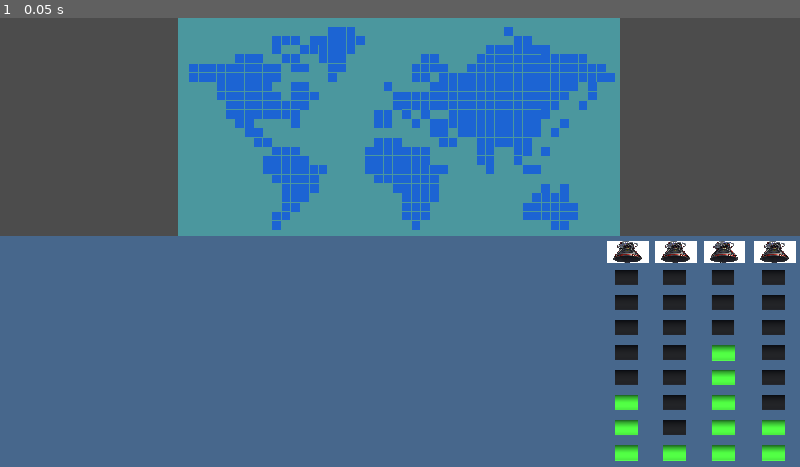
Above: before the commit, frame 1.
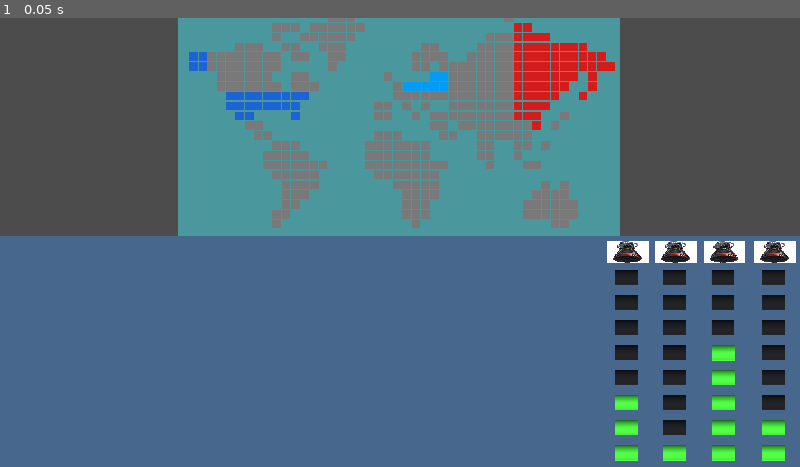
Above: after the commit, the same moment.

Repository: richardbonneau/GameOff2020
Game: Godot game, scene res://Main/Main.tscn
Two runs of this game, one before a commit and one after it. Both use one fixed random seed, a clock stepped at 60 frames per second and the inputs below.
Inputs:
- Up to frame 1 (0.05 s): no input

The runs differ from the first frame. In frame 1, 9.6% of the frame differs, in the area x 23-77%, y 0-48%.
Error before the commit: Parse Error: Type-less export needs a constant expression assigned to infer type. (res://Map/Scripts/MapTile.gd:4)

Commit message:
starting to lay out countries colors

Diff:
--- a/Map/Map.tscn
+++ b/Map/Map.tscn
@@ -5,8 +5,10 @@
 [node name="Map" type="ColorRect"]
 anchor_right = 1.119
 anchor_bottom = 1.0
-margin_right = -4.55408
-margin_bottom = -8.0
+margin_left = -12.0
+margin_top = -24.0
+margin_right = -16.5541
+margin_bottom = -32.0
 color = Color( 0.298039, 0.596078, 0.623529, 1 )
 __meta__ = {
 "_edit_use_anchors_": false
@@ -17,24 +19,28 @@
 anchor_top = 0.247368
 anchor_right = 0.023622
 anchor_bottom = 0.247368
+country_this_tile_belongs_to = "USA"
 
 [node name="MapTile3" parent="." instance=ExtResource( 1 )]
 anchor_left = 0.023622
 anchor_top = 0.205263
 anchor_right = 0.023622
 anchor_bottom = 0.205263
+country_this_tile_belongs_to = "USA"
 
 [node name="MapTile4" parent="." instance=ExtResource( 1 )]
 anchor_left = 0.0446194
 anchor_top = 0.247368
 anchor_right = 0.0446194
 anchor_bottom = 0.247368
+country_this_tile_belongs_to = "USA"
 
 [node name="MapTile5" parent="." instance=ExtResource( 1 )]
 anchor_left = 0.0446194
 anchor_top = 0.205263
 anchor_right = 0.0446194
 anchor_bottom = 0.205263
+country_this_tile_belongs_to = "USA"
 
 [node name="MapTile6" parent="." instance=ExtResource( 1 )]
 anchor_left = 0.0656168
@@ -207,54 +213,63 @@
 anchor_top = 0.373684
 anchor_right = 0.107612
 anchor_bottom = 0.373684
+country_this_tile_belongs_to = "USA"
 
 [node name="MapTile57" parent="." instance=ExtResource( 1 )]
 anchor_left = 0.128609
 anchor_top = 0.373684
 anchor_right = 0.128609
 anchor_bottom = 0.373684
+country_this_tile_belongs_to = "USA"
 
 [node name="MapTile58" parent="." instance=ExtResource( 1 )]
 anchor_left = 0.149606
 anchor_top = 0.373684
 anchor_right = 0.149606
 anchor_bottom = 0.373684
+country_this_tile_belongs_to = "USA"
 
 [node name="MapTile59" parent="." instance=ExtResource( 1 )]
 anchor_left = 0.170604
 anchor_top = 0.373684
 anchor_right = 0.170604
 anchor_bottom = 0.373684
+country_this_tile_belongs_to = "USA"
 
 [node name="MapTile60" parent="." instance=ExtResource( 1 )]
 anchor_left = 0.107612
 anchor_top = 0.415789
 anchor_right = 0.107612
 anchor_bottom = 0.415789
+country_this_tile_belongs_to = "USA"
 
 [node name="MapTile61" parent="." instance=ExtResource( 1 )]
 anchor_left = 0.128609
 anchor_top = 0.415789
 anchor_right = 0.128609
 anchor_bottom = 0.415789
+country_this_tile_belongs_to = "USA"
 
 [node name="MapTile62" parent="." instance=ExtResource( 1 )]
 anchor_left = 0.149606
 anchor_top = 0.415789
 anchor_right = 0.149606
 anchor_bottom = 0.415789
+country_this_tile_belongs_to = "USA"
 
 [node name="MapTile65" parent="." instance=ExtResource( 1 )]
 anchor_left = 0.128609
 anchor_top = 0.457895
 anchor_right = 0.128609
 anchor_bottom = 0.457895
+country_this_tile_belongs_to = "USA"
 
 [node name="MapTile66" parent="." instance=ExtResource( 1 )]
 anchor_left = 0.149606
 anchor_top = 0.457895
 anchor_right = 0.149606
 anchor_bottom = 0.457895
+country_this_tile_belongs_to = "USA"
 
 [node name="MapTile67" parent="." instance=ExtResource( 1 )]
 anchor_left = 0.149606
@@ -523,6 +538,7 @@
 anchor_top = 0.415789
 anchor_right = 0.170604
 anchor_bottom = 0.415789
+country_this_tile_belongs_to = "USA"
 
 [node name="MapTile36" parent="." instance=ExtResource( 1 )]
 anchor_left = 0.191601
@@ -743,24 +759,34 @@
 anchor_top = 0.331579
 anchor_right = 0.506562
 anchor_bottom = 0.331579
+margin_left = 1.0
+margin_right = 1.0
+country_this_tile_belongs_to = "Europe"
 
 [node name="MapTile136" parent="." instance=ExtResource( 1 )]
 anchor_left = 0.527559
 anchor_top = 0.331579
 anchor_right = 0.527559
 anchor_bottom = 0.331579
+margin_left = 1.0
+margin_right = 1.0
+country_this_tile_belongs_to = "Europe"
 
 [node name="MapTile137" parent="." instance=ExtResource( 1 )]
 anchor_left = 0.548556
 anchor_top = 0.331579
 anchor_right = 0.548556
 anchor_bottom = 0.331579
+margin_left = 1.0
+margin_right = 1.0
+country_this_tile_belongs_to = "Europe"
 
 [node name="MapTile149" parent="." instance=ExtResource( 1 )]
 anchor_left = 0.569554
 anchor_top = 0.289474
 anchor_right = 0.569554
 anchor_bottom = 0.289474
+country_this_tile_belongs_to = "Europe"
 
 [node name="MapTile154" parent="." instance=ExtResource( 1 )]
 anchor_left = 0.548556
@@ -815,12 +841,16 @@
 anchor_top = 0.289474
 anchor_right = 0.590551
 anchor_bottom = 0.289474
+country_this_tile_belongs_to = "Europe"
 
 [node name="MapTile160" parent="." instance=ExtResource( 1 )]
 anchor_left = 0.590551
 anchor_top = 0.331579
 anchor_right = 0.590551
 anchor_bottom = 0.331579
+margin_left = 1.0
+margin_right = 1.0
+country_this_tile_belongs_to = "Europe"
 
 [node name="MapTile161" parent="." instance=ExtResource( 1 )]
 anchor_left = 0.590551
@@ -1241,6 +1271,9 @@
 anchor_top = 0.331579
 anchor_right = 0.569554
 anchor_bottom = 0.331579
+margin_left = 1.0
+margin_right = 1.0
+country_this_tile_belongs_to = "Europe"
 
 [node name="MapTile212" parent="." instance=ExtResource( 1 )]
 anchor_left = 0.569554
@@ -1763,42 +1796,49 @@
 anchor_top = 0.247368
 anchor_right = 0.75853
 anchor_bottom = 0.247368
+country_this_tile_belongs_to = "USSR"
 
 [node name="MapTile275" parent="." instance=ExtResource( 1 )]
 anchor_left = 0.75853
 anchor_top = 0.205263
 anchor_right = 0.75853
 anchor_bottom = 0.205263
+country_this_tile_belongs_to = "USSR"
 
 [node name="MapTile276" parent="." instance=ExtResource( 1 )]
 anchor_left = 0.75853
 anchor_top = 0.289474
 anchor_right = 0.75853
 anchor_bottom = 0.289474
+country_this_tile_belongs_to = "USSR"
 
 [node name="MapTile277" parent="." instance=ExtResource( 1 )]
 anchor_left = 0.75853
 anchor_top = 0.331579
 anchor_right = 0.75853
 anchor_bottom = 0.331579
+country_this_tile_belongs_to = "USSR"
 
 [node name="MapTile278" parent="." instance=ExtResource( 1 )]
 anchor_left = 0.75853
 anchor_top = 0.373684
 anchor_right = 0.75853
 anchor_bottom = 0.373684
+country_this_tile_belongs_to = "USSR"
 
 [node name="MapTile279" parent="." instance=ExtResource( 1 )]
 anchor_left = 0.75853
 anchor_top = 0.415789
 anchor_right = 0.75853
 anchor_bottom = 0.415789
+country_this_tile_belongs_to = "USSR"
 
 [node name="MapTile280" parent="." instance=ExtResource( 1 )]
 anchor_left = 0.75853
 anchor_top = 0.457895
 anchor_right = 0.75853
 anchor_bottom = 0.457895
+country_this_tile_belongs_to = "USSR"
 
 [node name="MapTile281" parent="." instance=ExtResource( 1 )]
 anchor_left = 0.75853
@@ -1811,42 +1851,49 @@
 anchor_top = 0.247368
 anchor_right = 0.779528
 anchor_bottom = 0.247368
+country_this_tile_belongs_to = "USSR"
 
 [node name="MapTile283" parent="." instance=ExtResource( 1 )]
 anchor_left = 0.779528
 anchor_top = 0.205263
 anchor_right = 0.779528
 anchor_bottom = 0.205263
+country_this_tile_belongs_to = "USSR"
 
 [node name="MapTile284" parent="." instance=ExtResource( 1 )]
 anchor_left = 0.779528
 anchor_top = 0.289474
 anchor_right = 0.779528
 anchor_bottom = 0.289474
+country_this_tile_belongs_to = "USSR"
 
 [node name="MapTile285" parent="." instance=ExtResource( 1 )]
 anchor_left = 0.779528
 anchor_top = 0.331579
 anchor_right = 0.779528
 anchor_bottom = 0.331579
+country_this_tile_belongs_to = "USSR"
 
 [node name="MapTile286" parent="." instance=ExtResource( 1 )]
 anchor_left = 0.779528
 anchor_top = 0.373684
 anchor_right = 0.779528
 anchor_bottom = 0.373684
+country_this_tile_belongs_to = "USSR"
 
 [node name="MapTile287" parent="." instance=ExtResource( 1 )]
 anchor_left = 0.779528
 anchor_top = 0.415789
 anchor_right = 0.779528
 anchor_bottom = 0.415789
+country_this_tile_belongs_to = "USSR"
 
 [node name="MapTile288" parent="." instance=ExtResource( 1 )]
 anchor_left = 0.779528
 anchor_top = 0.457895
 anchor_right = 0.779528
 anchor_bottom = 0.457895
+country_this_tile_belongs_to = "USSR"
 
 [node name="MapTile289" parent="." instance=ExtResource( 1 )]
 anchor_left = 0.779528
@@ -1895,12 +1942,14 @@
 anchor_top = 0.247368
 anchor_right = 0.800525
 anchor_bottom = 0.247368
+country_this_tile_belongs_to = "USSR"
 
 [node name="MapTile291" parent="." instance=ExtResource( 1 )]
 anchor_left = 0.800525
 anchor_top = 0.205263
 anchor_right = 0.800525
 anchor_bottom = 0.205263
+country_this_tile_belongs_to = "USSR"
 
 [node name="MapTile308" parent="." instance=ExtResource( 1 )]
 anchor_left = 0.716535
@@ -1919,18 +1968,21 @@
 anchor_top = 0.163158
 anchor_right = 0.75853
 anchor_bottom = 0.163158
+country_this_tile_belongs_to = "USSR"
 
 [node name="MapTile311" parent="." instance=ExtResource( 1 )]
 anchor_left = 0.779528
 anchor_top = 0.163158
 anchor_right = 0.779528
 anchor_bottom = 0.163158
+country_this_tile_belongs_to = "USSR"
 
 [node name="MapTile312" parent="." instance=ExtResource( 1 )]
 anchor_left = 0.800525
 anchor_top = 0.163158
 anchor_right = 0.800525
 anchor_bottom = 0.163158
+country_this_tile_belongs_to = "USSR"
 
 [node name="MapTile302" parent="." instance=ExtResource( 1 )]
 anchor_left = 0.716535
@@ -1949,12 +2001,14 @@
 anchor_top = 0.121053
 anchor_right = 0.75853
 anchor_bottom = 0.121053
+country_this_tile_belongs_to = "USSR"
 
 [node name="MapTile305" parent="." instance=ExtResource( 1 )]
 anchor_left = 0.779528
 anchor_top = 0.121053
 anchor_right = 0.779528
 anchor_bottom = 0.121053
+country_this_tile_belongs_to = "USSR"
 
 [node name="MapTile313" parent="." instance=ExtResource( 1 )]
 anchor_left = 0.75853
@@ -1963,6 +2017,7 @@
 anchor_bottom = 0.0789474
 margin_top = 3.8147e-06
 margin_bottom = 3.8147e-06
+country_this_tile_belongs_to = "USSR"
 
 [node name="MapTile315" parent="." instance=ExtResource( 1 )]
 anchor_left = 0.737533
@@ -1977,252 +2032,294 @@
 anchor_bottom = 0.0789474
 margin_top = 3.8147e-06
 margin_bottom = 3.8147e-06
+country_this_tile_belongs_to = "USSR"
 
 [node name="MapTile306" parent="." instance=ExtResource( 1 )]
 anchor_left = 0.800525
 anchor_top = 0.121053
 anchor_right = 0.800525
 anchor_bottom = 0.121053
+country_this_tile_belongs_to = "USSR"
 
 [node name="MapTile307" parent="." instance=ExtResource( 1 )]
 anchor_left = 0.821522
 anchor_top = 0.121053
 anchor_right = 0.821522
 anchor_bottom = 0.121053
+country_this_tile_belongs_to = "USSR"
 
 [node name="MapTile292" parent="." instance=ExtResource( 1 )]
 anchor_left = 0.800525
 anchor_top = 0.289474
 anchor_right = 0.800525
 anchor_bottom = 0.289474
+country_this_tile_belongs_to = "USSR"
 
 [node name="MapTile293" parent="." instance=ExtResource( 1 )]
 anchor_left = 0.800525
 anchor_top = 0.331579
 anchor_right = 0.800525
 anchor_bottom = 0.331579
+country_this_tile_belongs_to = "USSR"
 
 [node name="MapTile294" parent="." instance=ExtResource( 1 )]
 anchor_left = 0.800525
 anchor_top = 0.373684
 anchor_right = 0.800525
 anchor_bottom = 0.373684
+country_this_tile_belongs_to = "USSR"
 
 [node name="MapTile295" parent="." instance=ExtResource( 1 )]
 anchor_left = 0.800525
 anchor_top = 0.415789
 anchor_right = 0.800525
 anchor_bottom = 0.415789
+country_this_tile_belongs_to = "USSR"
 
 [node name="MapTile326" parent="." instance=ExtResource( 1 )]
 anchor_left = 0.821522
 anchor_top = 0.415789
 anchor_right = 0.821522
 anchor_bottom = 0.415789
+country_this_tile_belongs_to = "USSR"
 
 [node name="MapTile336" parent="." instance=ExtResource( 1 )]
 anchor_left = 0.821522
 anchor_top = 0.373684
 anchor_right = 0.821522
 anchor_bottom = 0.373684
+country_this_tile_belongs_to = "USSR"
 
 [node name="MapTile337" parent="." instance=ExtResource( 1 )]
 anchor_left = 0.84252
 anchor_top = 0.373684
 anchor_right = 0.84252
 anchor_bottom = 0.373684
+country_this_tile_belongs_to = "USSR"
 
 [node name="MapTile338" parent="." instance=ExtResource( 1 )]
 anchor_left = 0.863517
 anchor_top = 0.331579
 anchor_right = 0.863517
 anchor_bottom = 0.331579
+country_this_tile_belongs_to = "USSR"
 
 [node name="MapTile339" parent="." instance=ExtResource( 1 )]
 anchor_left = 0.884514
 anchor_top = 0.289474
 anchor_right = 0.884514
 anchor_bottom = 0.289474
+country_this_tile_belongs_to = "USSR"
 
 [node name="MapTile340" parent="." instance=ExtResource( 1 )]
 anchor_left = 0.905512
 anchor_top = 0.247368
 anchor_right = 0.905512
 anchor_bottom = 0.247368
+country_this_tile_belongs_to = "USSR"
 
 [node name="MapTile341" parent="." instance=ExtResource( 1 )]
 anchor_left = 0.926509
 anchor_top = 0.247368
 anchor_right = 0.926509
 anchor_bottom = 0.247368
+country_this_tile_belongs_to = "USSR"
 
 [node name="MapTile344" parent="." instance=ExtResource( 1 )]
 anchor_left = 0.947507
 anchor_top = 0.247368
 anchor_right = 0.947507
 anchor_bottom = 0.247368
+country_this_tile_belongs_to = "USSR"
 
 [node name="MapTile347" parent="." instance=ExtResource( 1 )]
 anchor_left = 0.905512
 anchor_top = 0.205263
 anchor_right = 0.905512
 anchor_bottom = 0.205263
+country_this_tile_belongs_to = "USSR"
 
 [node name="MapTile350" parent="." instance=ExtResource( 1 )]
 anchor_left = 0.905512
 anchor_top = 0.163158
 anchor_right = 0.905512
 anchor_bottom = 0.163158
+country_this_tile_belongs_to = "USSR"
 
 [node name="MapTile351" parent="." instance=ExtResource( 1 )]
 anchor_left = 0.884514
 anchor_top = 0.163158
 anchor_right = 0.884514
 anchor_bottom = 0.163158
+country_this_tile_belongs_to = "USSR"
 
 [node name="MapTile352" parent="." instance=ExtResource( 1 )]
 anchor_left = 0.863517
 anchor_top = 0.163158
 anchor_right = 0.863517
 anchor_bottom = 0.163158
+country_this_tile_belongs_to = "USSR"
 
 [node name="MapTile353" parent="." instance=ExtResource( 1 )]
 anchor_left = 0.84252
 anchor_top = 0.163158
 anchor_right = 0.84252
 anchor_bottom = 0.163158
+country_this_tile_belongs_to = "USSR"
 
 [node name="MapTile354" parent="." instance=ExtResource( 1 )]
 anchor_left = 0.821522
 anchor_top = 0.163158
 anchor_right = 0.821522
 anchor_bottom = 0.163158
+country_this_tile_belongs_to = "USSR"
 
 [node name="MapTile355" parent="." instance=ExtResource( 1 )]
 anchor_left = 0.884514
 anchor_top = 0.205263
 anchor_right = 0.884514
 anchor_bottom = 0.205263
+country_this_tile_belongs_to = "USSR"
 
 [node name="MapTile356" parent="." instance=ExtResource( 1 )]
 anchor_left = 0.863517
 anchor_top = 0.205263
 anchor_right = 0.863517
 anchor_bottom = 0.205263
+country_this_tile_belongs_to = "USSR"
 
 [node name="MapTile357" parent="." instance=ExtResource( 1 )]
 anchor_left = 0.84252
 anchor_top = 0.205263
 anchor_right = 0.84252
 anchor_bottom = 0.205263
+country_this_tile_belongs_to = "USSR"
 
 [node name="MapTile358" parent="." instance=ExtResource( 1 )]
 anchor_left = 0.821522
 anchor_top = 0.205263
 anchor_right = 0.821522
 anchor_bottom = 0.205263
+country_this_tile_belongs_to = "USSR"
 
 [node name="MapTile359" parent="." instance=ExtResource( 1 )]
 anchor_left = 0.884514
 anchor_top = 0.247368
 anchor_right = 0.884514
 anchor_bottom = 0.247368
+country_this_tile_belongs_to = "USSR"
 
 [node name="MapTile360" parent="." instance=ExtResource( 1 )]
 anchor_left = 0.863517
 anchor_top = 0.247368
 anchor_right = 0.863517
 anchor_bottom = 0.247368
+country_this_tile_belongs_to = "USSR"
 
 [node name="MapTile361" parent="." instance=ExtResource( 1 )]
 anchor_left = 0.84252
 anchor_top = 0.247368
 anchor_right = 0.84252
 anchor_bottom = 0.247368
+country_this_tile_belongs_to = "USSR"
 
 [node name="MapTile362" parent="." instance=ExtResource( 1 )]
 anchor_left = 0.821522
 anchor_top = 0.247368
 anchor_right = 0.821522
 anchor_bottom = 0.247368
+country_this_tile_belongs_to = "USSR"
 
 [node name="MapTile363" parent="." instance=ExtResource( 1 )]
 anchor_left = 0.863517
 anchor_top = 0.289474
 anchor_right = 0.863517
 anchor_bottom = 0.289474
+country_this_tile_belongs_to = "USSR"
 
 [node name="MapTile364" parent="." instance=ExtResource( 1 )]
 anchor_left = 0.84252
 anchor_top = 0.289474
 anchor_right = 0.84252
 anchor_bottom = 0.289474
+country_this_tile_belongs_to = "USSR"
 
 [node name="MapTile365" parent="." instance=ExtResource( 1 )]
 anchor_left = 0.821522
 anchor_top = 0.289474
 anchor_right = 0.821522
 anchor_bottom = 0.289474
+country_this_tile_belongs_to = "USSR"
 
 [node name="MapTile366" parent="." instance=ExtResource( 1 )]
 anchor_left = 0.84252
 anchor_top = 0.331579
 anchor_right = 0.84252
 anchor_bottom = 0.331579
+country_this_tile_belongs_to = "USSR"
 
 [node name="MapTile367" parent="." instance=ExtResource( 1 )]
 anchor_left = 0.821522
 anchor_top = 0.331579
 anchor_right = 0.821522
 anchor_bottom = 0.331579
+country_this_tile_belongs_to = "USSR"
 
 [node name="MapTile348" parent="." instance=ExtResource( 1 )]
 anchor_left = 0.926509
 anchor_top = 0.205263
 anchor_right = 0.926509
 anchor_bottom = 0.205263
+country_this_tile_belongs_to = "USSR"
 
 [node name="MapTile349" parent="." instance=ExtResource( 1 )]
 anchor_left = 0.947507
 anchor_top = 0.205263
 anchor_right = 0.947507
 anchor_bottom = 0.205263
+country_this_tile_belongs_to = "USSR"
 
 [node name="MapTile345" parent="." instance=ExtResource( 1 )]
 anchor_left = 0.968504
 anchor_top = 0.247368
 anchor_right = 0.968504
 anchor_bottom = 0.247368
+country_this_tile_belongs_to = "USSR"
 
 [node name="MapTile342" parent="." instance=ExtResource( 1 )]
 anchor_left = 0.926509
 anchor_top = 0.289474
 anchor_right = 0.926509
 anchor_bottom = 0.289474
+country_this_tile_belongs_to = "USSR"
 
 [node name="MapTile343" parent="." instance=ExtResource( 1 )]
 anchor_left = 0.926509
 anchor_top = 0.331579
 anchor_right = 0.926509
 anchor_bottom = 0.331579
+country_this_tile_belongs_to = "USSR"
 
 [node name="MapTile346" parent="." instance=ExtResource( 1 )]
 anchor_left = 0.905512
 anchor_top = 0.373684
 anchor_right = 0.905512
 anchor_bottom = 0.373684
+country_this_tile_belongs_to = "USSR"
 
 [node name="MapTile296" parent="." instance=ExtResource( 1 )]
 anchor_left = 0.800525
 anchor_top = 0.457895
 anchor_right = 0.800525
 anchor_bottom = 0.457895
+country_this_tile_belongs_to = "USSR"
 
 [node name="MapTile297" parent="." instance=ExtResource( 1 )]
 anchor_left = 0.800525
 anchor_top = 0.5
 anchor_right = 0.800525
 anchor_bottom = 0.5
+country_this_tile_belongs_to = "USSR"
 
 [node name="MapTile334" parent="." instance=ExtResource( 1 )]
 anchor_left = 0.84252
@@ -2347,6 +2444,7 @@
 anchor_bottom = 0.373684
 margin_left = 3.05176e-05
 margin_right = 3.05176e-05
+country_this_tile_belongs_to = "USA"
 
 [node name="MapTile48" parent="." instance=ExtResource( 1 )]
 anchor_left = 0.254593
@@ -2355,6 +2453,7 @@
 anchor_bottom = 0.415789
 margin_left = 3.05176e-05
 margin_right = 3.05176e-05
+country_this_tile_belongs_to = "USA"
 
 [node name="MapTile64" parent="." instance=ExtResource( 1 )]
 anchor_left = 0.254593
@@ -2363,24 +2462,28 @@
 anchor_bottom = 0.457895
 margin_left = 3.05176e-05
 margin_right = 3.05176e-05
+country_this_tile_belongs_to = "USA"
 
 [node name="MapTile49" parent="." instance=ExtResource( 1 )]
 anchor_left = 0.233596
 anchor_top = 0.373684
 anchor_right = 0.233596
 anchor_bottom = 0.373684
+country_this_tile_belongs_to = "USA"
 
 [node name="MapTile50" parent="." instance=ExtResource( 1 )]
 anchor_left = 0.233596
 anchor_top = 0.415789
 anchor_right = 0.233596
 anchor_bottom = 0.415789
+country_this_tile_belongs_to = "USA"
 
 [node name="MapTile51" parent="." instance=ExtResource( 1 )]
 anchor_left = 0.212598
 anchor_top = 0.373684
 anchor_right = 0.212598
 anchor_bottom = 0.373684
+country_this_tile_belongs_to = "USA"
 
 [node name="MapTile55" parent="." instance=ExtResource( 1 )]
 anchor_left = 0.212598
@@ -2393,18 +2496,21 @@
 anchor_top = 0.415789
 anchor_right = 0.212598
 anchor_bottom = 0.415789
+country_this_tile_belongs_to = "USA"
 
 [node name="MapTile53" parent="." instance=ExtResource( 1 )]
 anchor_left = 0.191601
 anchor_top = 0.373684
 anchor_right = 0.191601
 anchor_bottom = 0.373684
+country_this_tile_belongs_to = "USA"
 
 [node name="MapTile54" parent="." instance=ExtResource( 1 )]
 anchor_left = 0.191601
 anchor_top = 0.415789
 anchor_right = 0.191601
 anchor_bottom = 0.415789
+country_this_tile_belongs_to = "USA"
 
 [node name="MapTile46" parent="." instance=ExtResource( 1 )]
 anchor_left = 0.275591
@@ -2413,3 +2519,4 @@
 anchor_bottom = 0.373684
 margin_left = 3.05176e-05
 margin_right = 3.05176e-05
+country_this_tile_belongs_to = "USA"
--- a/Map/MapTile.tscn
+++ b/Map/MapTile.tscn
@@ -9,8 +9,9 @@
 __meta__ = {
 "_edit_use_anchors_": false
 }
+country_this_tile_belongs_to = "Neutral"
 
-[node name="ColorRect" type="ColorRect" parent="."]
+[node name="Border" type="ColorRect" parent="."]
 margin_right = 17.0
 margin_bottom = 17.0
 color = Color( 0.298039, 0.596078, 0.623529, 1 )
@@ -18,12 +19,12 @@
 "_edit_use_anchors_": false
 }
 
-[node name="ColorRect2" type="ColorRect" parent="."]
+[node name="Tile" type="ColorRect" parent="."]
 margin_left = 1.0
 margin_top = 1.0
 margin_right = 16.0
 margin_bottom = 16.0
-color = Color( 0.113725, 0.396078, 0.831373, 1 )
+color = Color( 0.0196078, 0.611765, 0.964706, 1 )
 __meta__ = {
 "_edit_use_anchors_": false
 }
--- a/Map/Scripts/MapTile.gd
+++ b/Map/Scripts/MapTile.gd
@@ -1,8 +1,12 @@
 extends Control
 
-export var country
+export(String,"Neutral", "USA", "USSR", "Europe") var country_this_tile_belongs_to
 
-onready var countries_list = [
-	"USA",
-	"USSR"
-]
+
+func _ready():
+	pass
+	match country_this_tile_belongs_to:
+		"Neutral": $Tile.color = "7a7a7a"
+		"USA": $Tile.color = "1d65d4"
+		"USSR": $Tile.color = "d41d1d"
+		"Europe":$Tile.color = "059cf6"
